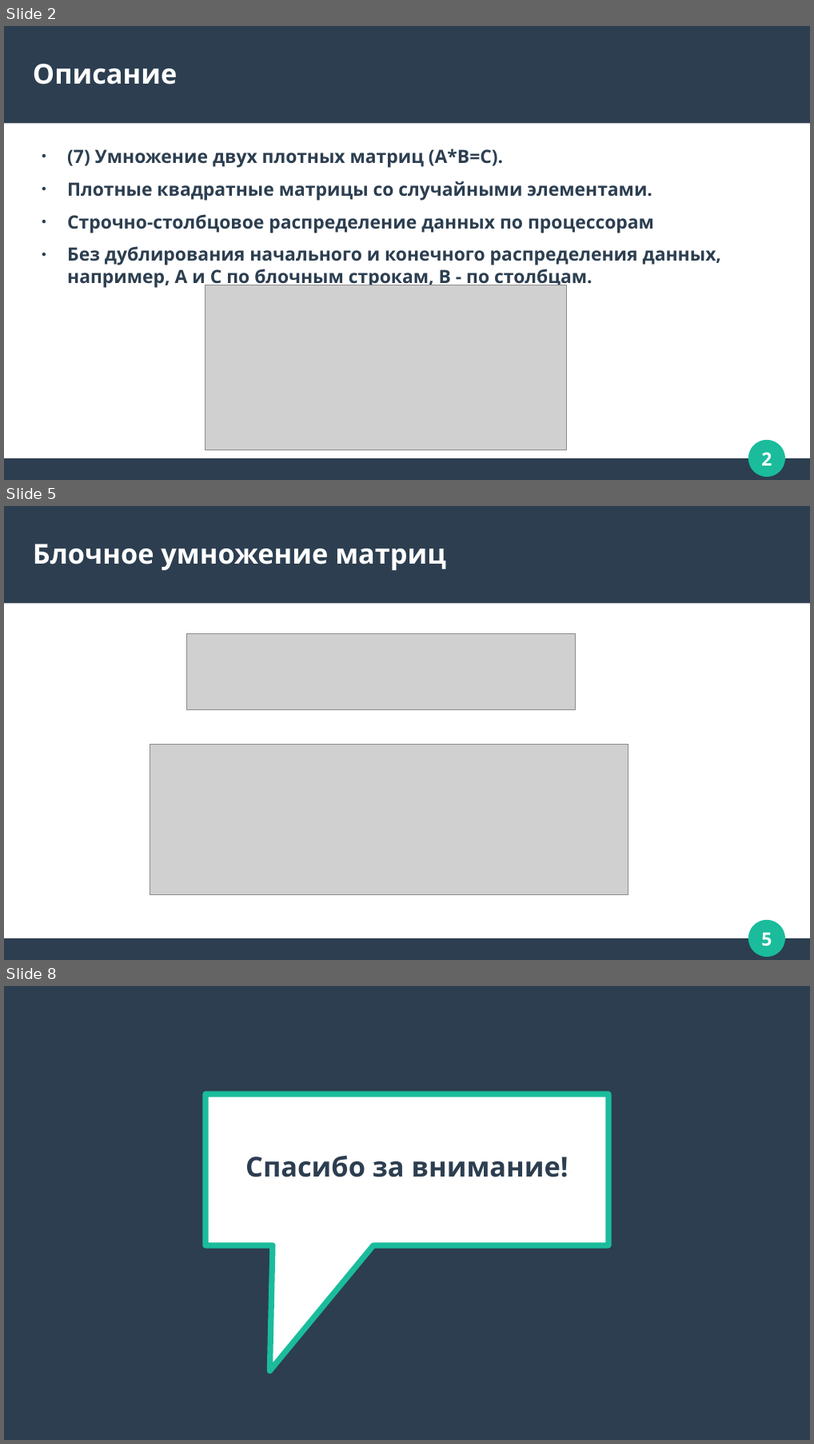
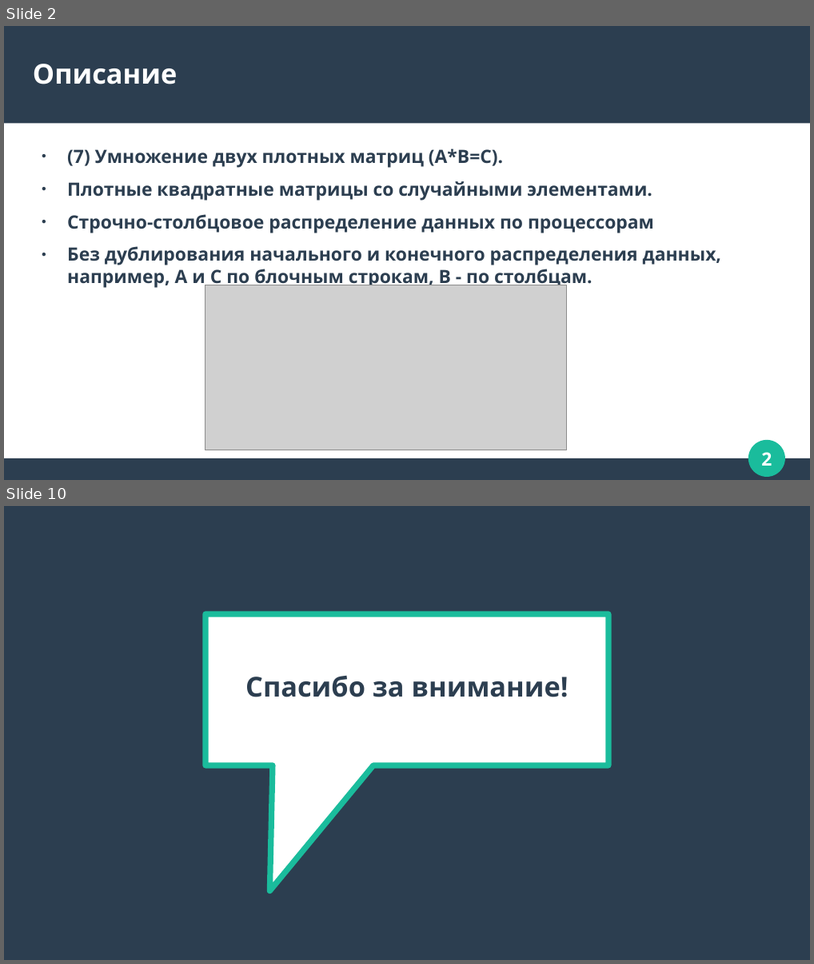
Before and after one commit to ArtKomarov/ParallelMatrixMul, a slide deck: MatrixMul.odp. Shown one above the other, each under a label of ours: slides 2, 5 and 8 before the commit, slides 2 and 10 after it; the slides between them are not shown. The pictures are 814x1444 and 814x964 pixels, drawn with LibreOffice and Linux fonts; fonts in the diff are those of the drawing; grey boxes stand for pictures. Boxes give left, top, right and bottom in pixels: in the first picture for what was removed or moved away, otherwise in the second. Text is boxed around its words. In the diff, an @@ line names an element or a change of style, - is before the commit and + after.

```diff
--- a/MatrixMul.odp
+++ b/MatrixMul.odp
@@ slide 5 removed at [4, 506, 810, 960], background #FFFFFF; not listed: 4 template elements that a slide beside it also shows @@
@@ title removed at [33, 544, 446, 571] @@
-Блочное умножение матриц
@@ picture removed at [187, 634, 575, 709] @@
@@ picture removed at [150, 744, 629, 895] @@
@@ what was slide 8 is now slide 10 @@
```
Also in this commit, not shown: 7 slides added, 4 other slides removed, 3 other files.
